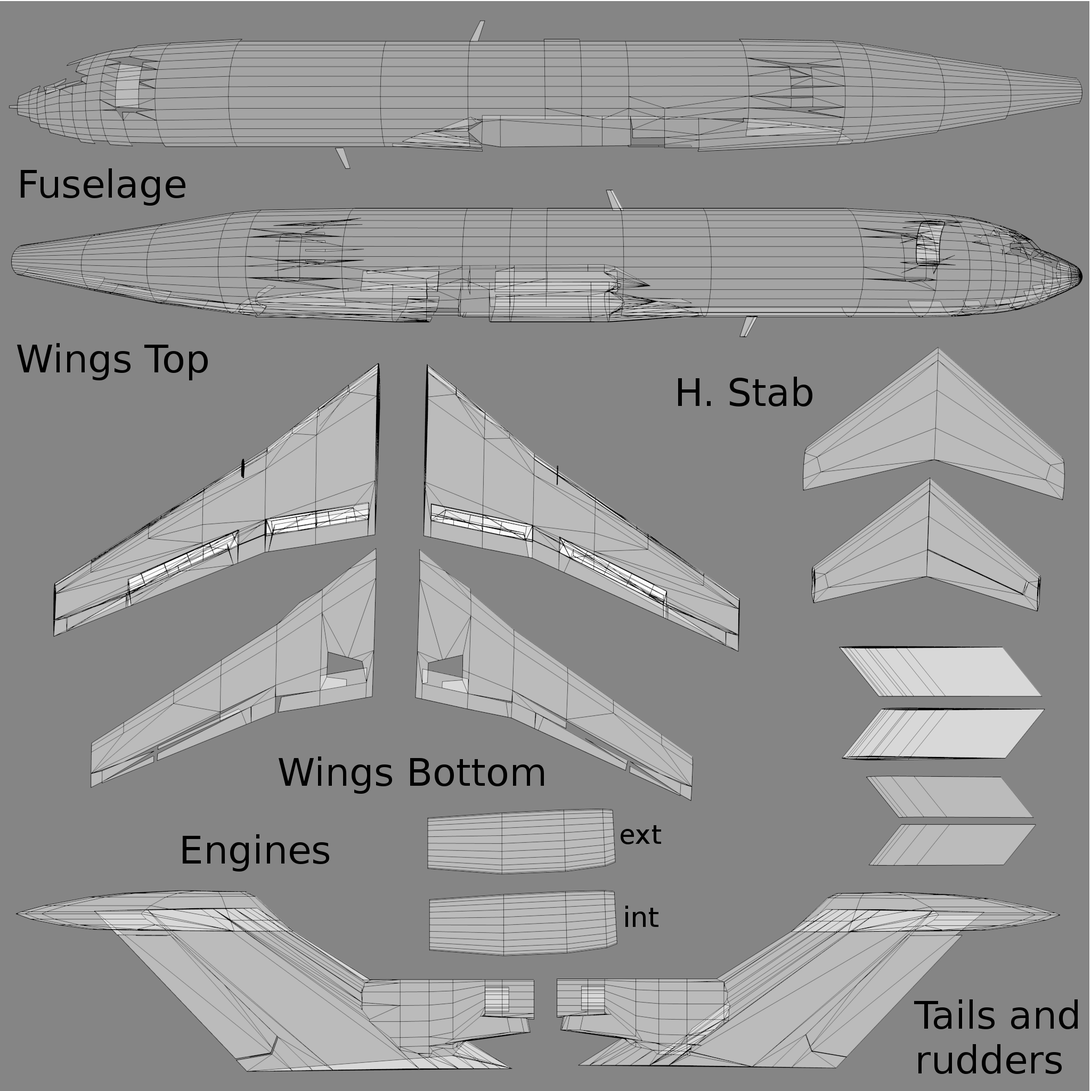
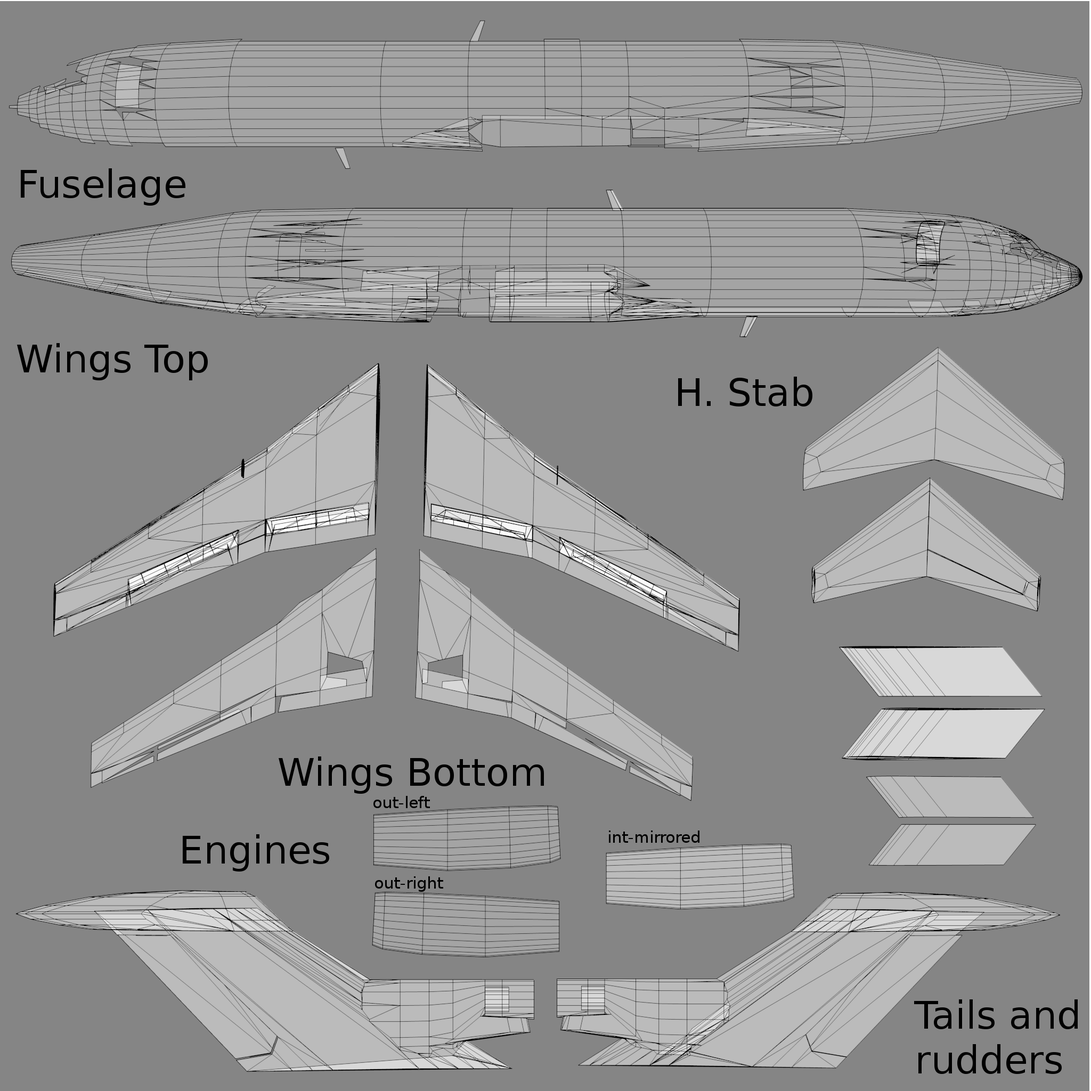
Layer changes from the first w=1091, h=1091 image to the second:
painted on "Texts" over bbox(375, 825, 700, 928)
removed layer "UVMAP-727-230" over bbox(372, 796, 795, 959)
added layer "727-230-2.png" above "out-left" over bbox(372, 796, 795, 959)
added layer "out-left" above "Background" over bbox(373, 796, 431, 809)
